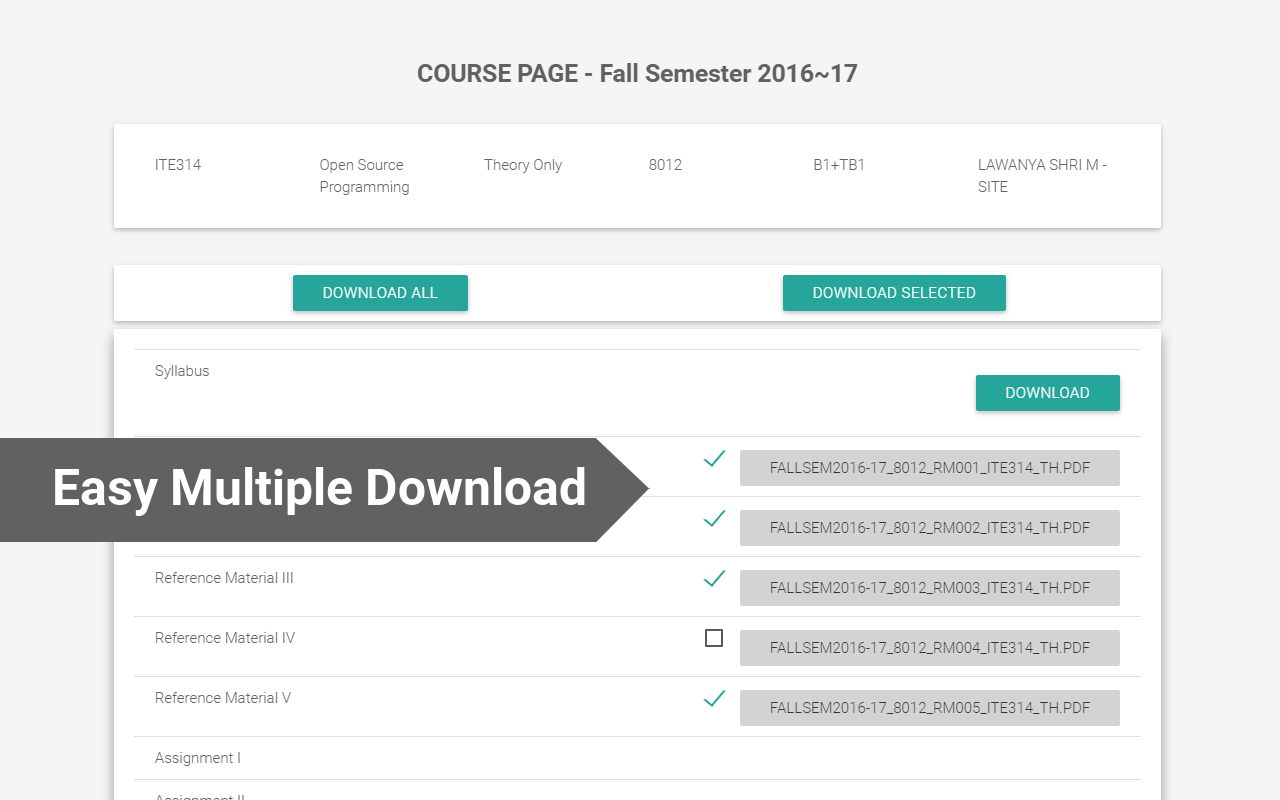
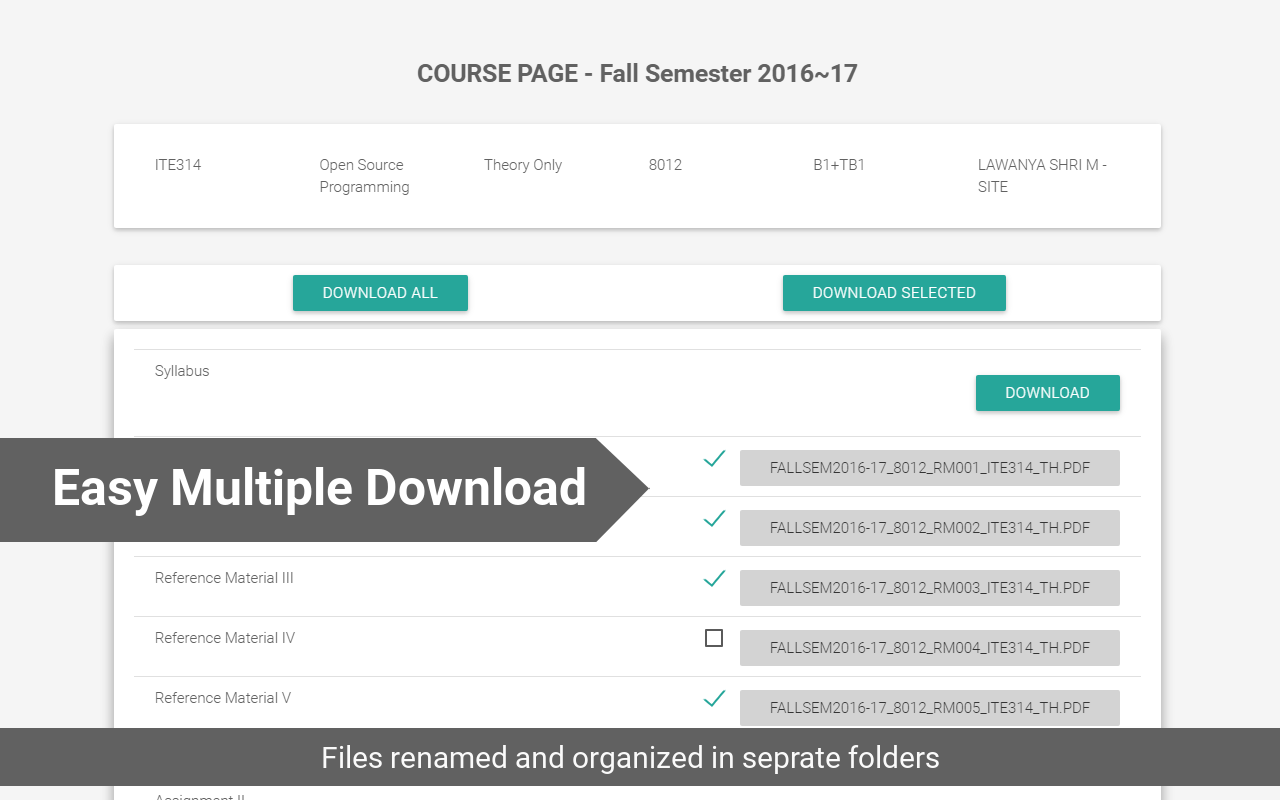
Layers edited between the first and the second 1280px x 800px image:
added layer "Files renamed and organized in..." above "detail_content" over [323, 745, 939, 774]
added layer "detail_content" above "Untitled.png" over [0, 728, 1280, 786]
